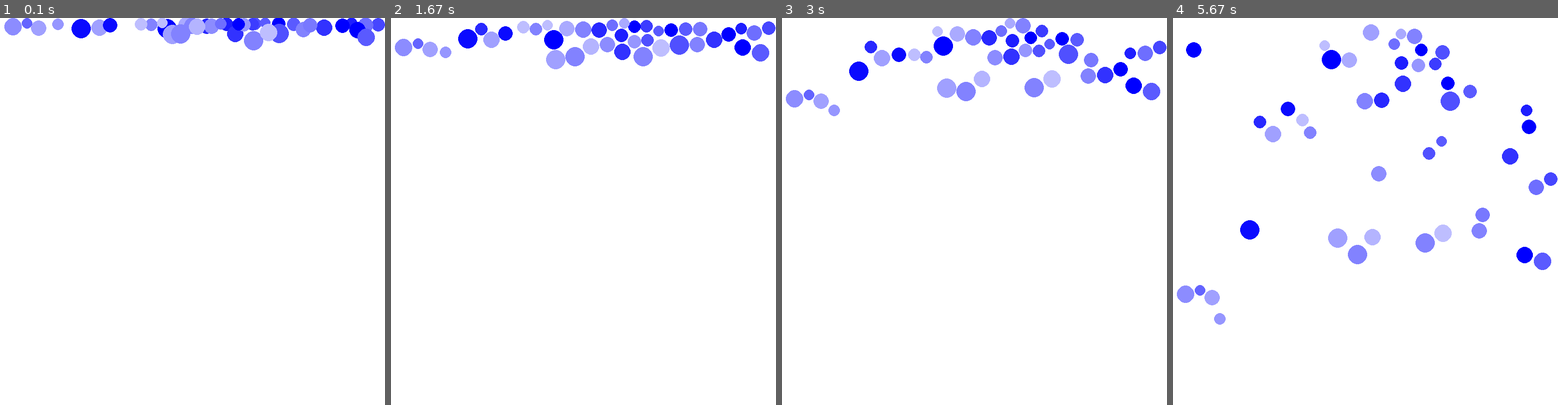
Above: before the commit, frames 1-4 (left to right).
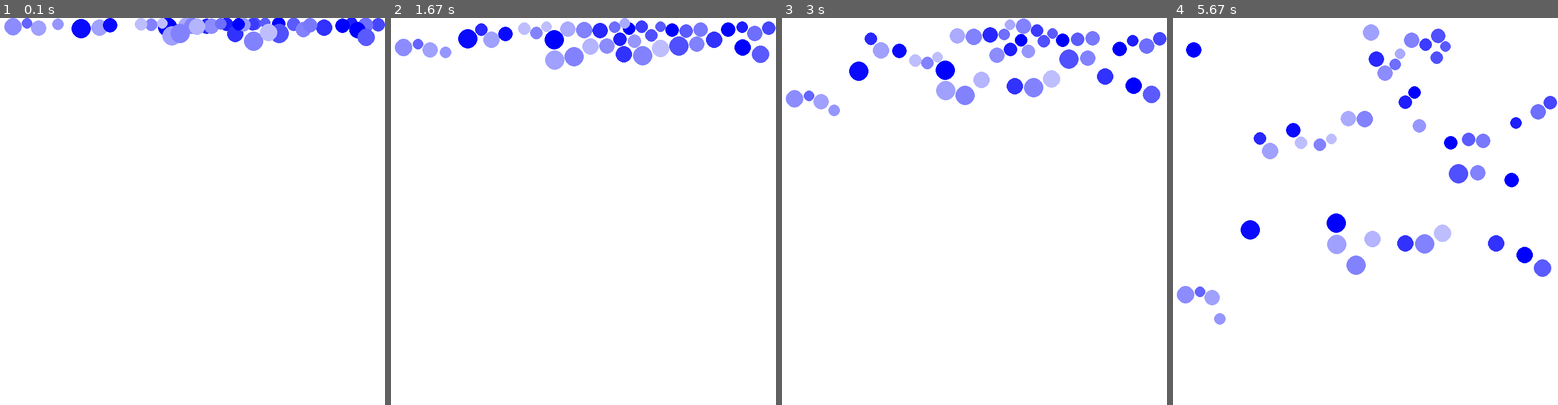
Above: after the commit, the same moments.

Repository: Ylllllax/eden_growth_model
Game: pygame game, started from Eden model/Off-lattice ball deposition.py
Two runs of this game, one before a commit and one after it. Both use one fixed random seed, a clock stepped at 60 frames per second and the inputs below. The source is Python 2; it was converted automatically to run under Python 3.
Inputs:
- Up to frame 1 (0.1 s): no input
- Up to frame 2 (1.67 s): no input
- Up to frame 3 (3 s): no input
- Up to frame 4 (5.67 s): no input

The runs differ from the first frame. In frame 1, less than 0.1% of the frame differs, in the area x 40-93%, y 0-9%; in frame 2, 1.1%; in frame 3, 3.5%; in frame 4, 7.0%, in the area x 1-100%, y 2-74%.

Commit message:
Almost works, need to increase height as it goes along + text output

Diff:
--- a/Eden model/Off-lattice ball deposition.py
+++ b/Eden model/Off-lattice ball deposition.py
@@ -1,6 +1,7 @@
 import pygame
 import random
 import math
+import numpy as np
 import time
 
 '''TODO: fix the particles_frozen mechanic such that it works correctly i.e. find a way to make it collide but not calculate any of the Newtonian mechanic things'''
@@ -24,10 +25,11 @@
 
 global_time = 0
 
+particle_row = []
 my_particles_frozen = []
-particle_row = []
 
 results = []
+results_time = []
 
 elasticity = 0.2    # 0 means balls stick i.e. what percentage of speed is retained on bounce
 
@@ -110,21 +112,24 @@
     :return:
     '''
 
-    coord_list = []
+    coord_list = np.array([])
 
     for i, particle in enumerate(particleRow_array):
 
-        coord_list.append(particle.y_coord())
-
-        # perform the roughness calculation and calculate alpha for this timestep
-
-        alpha = 1 + 1
-
-        results.append((alpha, global_time))
-
-        # delete the whole particle row
-
-    '''TODO: roughness calculation using an array of particle IDs as input i.e. finish this function off'''
+        coord_list = np.append(coord_list, particle.y_coord())
+
+    y = np.average(coord_list)
+    a = (coord_list - y) ** 2
+    b = np.sum(a)
+    z = (1 / (float(len(coord_list)))) * b  # remember edge columns are kept empty so column does not
+    alpha = z ** 0.5
+
+    results.append(alpha)
+    results_time.append(global_time)
+
+    # delete all particles
+
+    del particleRow_array[:]
 
     return
 
@@ -260,6 +265,8 @@
     for event in pygame.event.get():
         if event.type == pygame.QUIT:
             running = False
+            print results
+            print results_time
         # elif event.type == pygame.MOUSEBUTTONDOWN:
         #     (mouseX, mouseY) = pygame.mouse.get_pos()
         #     selected_particle = findParticle(my_particles, mouseX, mouseY)
@@ -278,9 +285,9 @@
     '''Loop over all particles and calculate mechanics etc'''
 
     for i, particle in enumerate(my_particles):
+        particle.bounce()
         if my_particles[i].particle_frozen == 0:
             particle.move()
-            particle.bounce()
         for particle2 in my_particles[i+1:]:
             collide(particle, particle2)
         particle.display()
